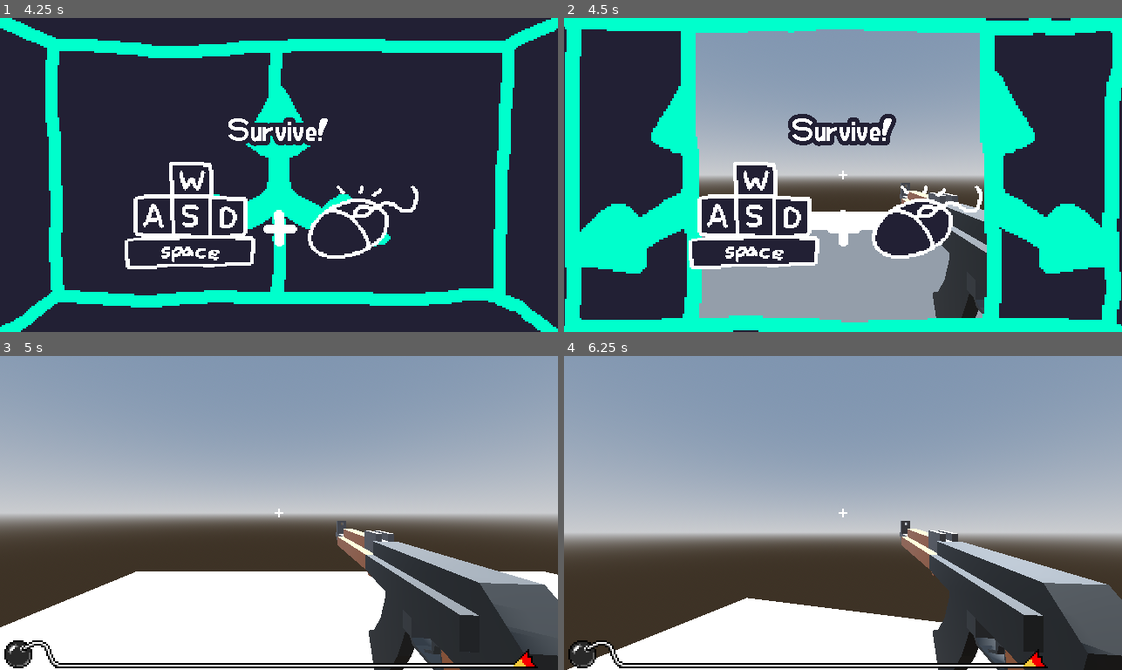
Above: before the commit, frames 1-4 (two rows, left to right).
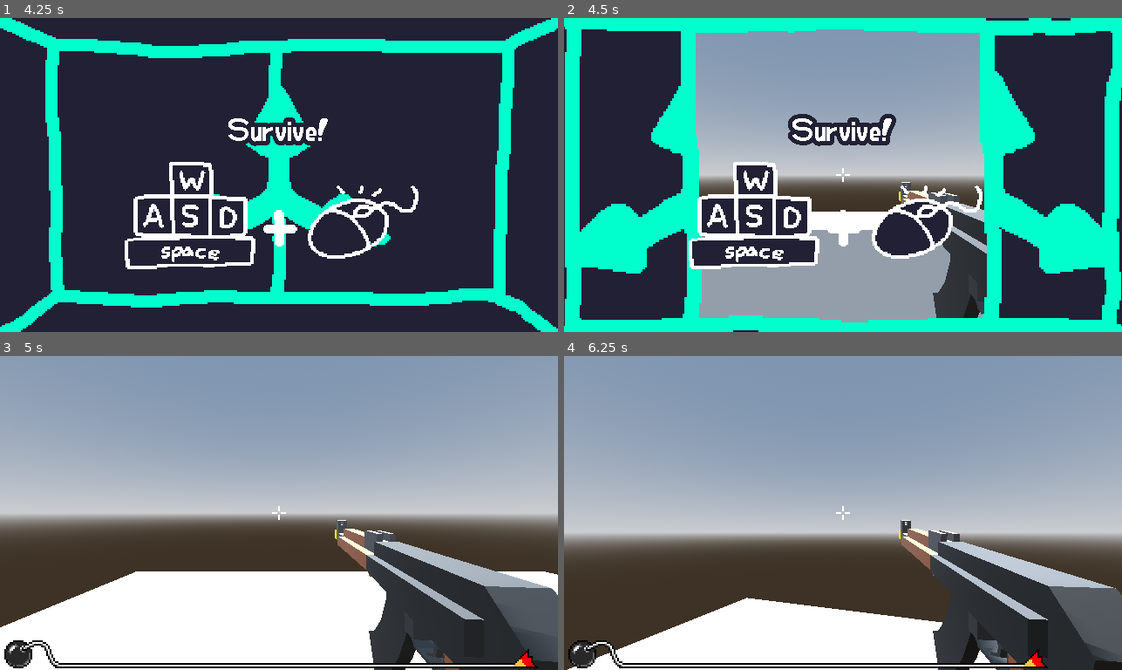
Above: after the commit, the same moments.

Repository: AHeathfield/macgdc-microgame-jam-2025
Game: Godot game, scene res://scenes/main/main.tscn
The game is run twice, just before and just after one commit, with the same random seed, the same clock (stepped at 60 frames per second) and the same inputs. Sound files missing from this copy of the repository are replaced by a short silence.
Inputs (mouse positions are in pixels of both pictures, inside the frame that each line leads up to):
- Up to frame 1 (4.25 s): click "Start" at 0.5 s; tap Enter (ui_accept) at 1.25, 1.52, 2.27, 3.77 s; move the mouse to (401, 159) at 1.27 s; press the mouse at (401, 159) at 1.28 s; hold D (keyboard_right) 1.28-2.03 s; move the mouse to (167, 190) at 2.02 s; release the mouse at (167, 190) at 2.03 s; hold S (keyboard_down) 2.03-2.78 s; click (167, 190) at 2.1 s; move the mouse to (334, 105) at 2.77 s; press the mouse at (334, 105) at 2.78 s; hold D (keyboard_right) 2.78-3.53 s; move the mouse to (251, 237) at 3.52 s; release the mouse at (251, 237) at 3.53 s; hold W (keyboard_up) from 3.53 s (still down); click (251, 237) at 3.6 s
- Up to frame 2 (4.5 s): move the mouse to (1010, 222) at 4.27 s; release W (keyboard_up) at 4.28 s; press the mouse at (1010, 222) at 4.28 s; hold A (keyboard_left) from 4.28 s (still down)
- Up to frame 3 (5 s): keep holding A (keyboard_left); tap Enter (ui_accept) at 4.52 s
- Up to frame 4 (6.25 s): move the mouse to (798, 509) at 5.02 s; release A (keyboard_left) at 5.03 s; release the mouse at (798, 509) at 5.03 s; hold W (keyboard_up) from 5.03 s (still down); click (798, 509) at 5.1 s; tap Enter (ui_accept) at 5.27 s; move the mouse to (848, 513) at 5.77 s; press the mouse at (848, 513) at 5.78 s

Frame 1 is identical in both runs. In frame 2, 0.2% of the frame differs, in the area x 48-76%, y 47-96%; in frame 3, 0.8%; in frame 4, 0.9%, in the area x 48-100%, y 47-100%.

Commit message:
Added shooting animation and logic for triggering animation, also added my custom crosshair with custom hit marker

Diff:
--- a/microgames/ZombieShooter/Scenes/gun.tscn
+++ b/microgames/ZombieShooter/Scenes/gun.tscn
@@ -71,9 +71,111 @@
 blend_shape_mode = 0
 shadow_mesh = SubResource("ArrayMesh_t6dgl")
 
+[sub_resource type="BoxMesh" id="BoxMesh_5dhio"]
+
+[sub_resource type="StandardMaterial3D" id="StandardMaterial3D_ei0jn"]
+albedo_color = Color(0.5647059, 0.52156866, 0, 1)
+emission_enabled = true
+emission = Color(1, 1, 0, 1)
+emission_energy_multiplier = 10.0
+
+[sub_resource type="Animation" id="Animation_ei0jn"]
+length = 0.001
+tracks/0/type = "value"
+tracks/0/imported = false
+tracks/0/enabled = true
+tracks/0/path = NodePath("ak47:rotation")
+tracks/0/interp = 1
+tracks/0/loop_wrap = true
+tracks/0/keys = {
+"times": PackedFloat32Array(0),
+"transitions": PackedFloat32Array(1),
+"update": 0,
+"values": [Vector3(0, 0, -0.034906585)]
+}
+tracks/1/type = "value"
+tracks/1/imported = false
+tracks/1/enabled = true
+tracks/1/path = NodePath("ak47/MuzzleFlash:scale")
+tracks/1/interp = 1
+tracks/1/loop_wrap = true
+tracks/1/keys = {
+"times": PackedFloat32Array(0),
+"transitions": PackedFloat32Array(1),
+"update": 0,
+"values": [Vector3(0.17, 0.17, 0.17)]
+}
+tracks/2/type = "value"
+tracks/2/imported = false
+tracks/2/enabled = true
+tracks/2/path = NodePath("ak47/MuzzleFlash:position")
+tracks/2/interp = 1
+tracks/2/loop_wrap = true
+tracks/2/keys = {
+"times": PackedFloat32Array(0),
+"transitions": PackedFloat32Array(1),
+"update": 0,
+"values": [Vector3(-2.4276862, 0.45263064, -0.4770121)]
+}
+
+[sub_resource type="Animation" id="Animation_5dhio"]
+resource_name = "Shoot"
+length = 0.07
+step = 0.01
+tracks/0/type = "position_3d"
+tracks/0/imported = false
+tracks/0/enabled = true
+tracks/0/path = NodePath("ak47")
+tracks/0/interp = 1
+tracks/0/loop_wrap = true
+tracks/0/keys = PackedFloat32Array(0, 1, 0, 0, 0, 0.01, 1, 0.04, 0, 0, 0.06, 1, -0.005, 0, 0, 0.07, 1, 0, 0, 0)
+tracks/1/type = "value"
+tracks/1/imported = false
+tracks/1/enabled = true
+tracks/1/path = NodePath("ak47:rotation")
+tracks/1/interp = 1
+tracks/1/loop_wrap = true
+tracks/1/keys = {
+"times": PackedFloat32Array(0, 0.010039062, 0.06, 0.07),
+"transitions": PackedFloat32Array(1, 1, 1, 1),
+"update": 0,
+"values": [Vector3(0, 0, 0), Vector3(0, 0, -0.017453292), Vector3(0, 0, 0.008726646), Vector3(0, 0, 0)]
+}
+tracks/2/type = "value"
+tracks/2/imported = false
+tracks/2/enabled = true
+tracks/2/path = NodePath("ak47/MuzzleFlash:scale")
+tracks/2/interp = 1
+tracks/2/loop_wrap = true
+tracks/2/keys = {
+"times": PackedFloat32Array(0, 0.01, 0.020039063, 0.029960938, 0.040012576, 0.050012574, 0.05997351),
+"transitions": PackedFloat32Array(1, 1, 1, 1, 1, 1, 1),
+"update": 0,
+"values": [Vector3(0.17, 0.17, 0.17), Vector3(0.25, 0.25, 0.25), Vector3(0.27, 0.27, 0.27), Vector3(0.2, 0.2, 0.2), Vector3(0.15000004, 0.15000004, 0.15), Vector3(0.120000005, 0.120000005, 0.12), Vector3(0.099999994, 0.099999994, 0.1)]
+}
+tracks/3/type = "value"
+tracks/3/imported = false
+tracks/3/enabled = true
+tracks/3/path = NodePath("ak47/MuzzleFlash:position")
+tracks/3/interp = 1
+tracks/3/loop_wrap = true
+tracks/3/keys = {
+"times": PackedFloat32Array(0, 0.01, 0.020039063, 0.029960938, 0.040012576, 0.050012574, 0.05997351),
+"transitions": PackedFloat32Array(1, 1, 1, 1, 1, 1, 1),
+"update": 0,
+"values": [Vector3(-2.4276862, 0.45263064, -0.4770121), Vector3(-2.4869199, 0.4516008, -0.4770121), Vector3(-2.4988055, 0.4515069, -0.4770121), Vector3(-2.4556186, 0.45193398, -0.4770121), Vector3(-2.431665, 0.45940447, -0.4770121), Vector3(-2.4158063, 0.45709485, -0.4770121), Vector3(-2.4071949, 0.45474342, -0.4770121)]
+}
+
+[sub_resource type="AnimationLibrary" id="AnimationLibrary_g5ic4"]
+_data = {
+&"RESET": SubResource("Animation_ei0jn"),
+&"Shoot": SubResource("Animation_5dhio")
+}
+
 [node name="Gun" type="Node3D"]
 
 [node name="ak47" type="Node3D" parent="."]
+transform = Transform3D(0.99939084, 0.034899496, 0, -0.034899496, 0.99939084, 0, 0, 0, 1, 0, 0, 0)
 
 [node name="Gun" type="MeshInstance3D" parent="ak47"]
 transform = Transform3D(1, 0, 0, 0, 0, -1, 0, 1, 0, 0, 0, -0.558232)
@@ -84,3 +186,13 @@
 transform = Transform3D(1, 0, 0, 0, 0, -1, 0, 1, 0, -0.037432313, -0.06946528, -0.5273799)
 mesh = SubResource("ArrayMesh_wv5wf")
 skeleton = NodePath("")
+
+[node name="MuzzleFlash" type="MeshInstance3D" parent="ak47"]
+transform = Transform3D(0.17, 0, 0, 0, 0.17, 0, 0, 0, 0.17, -2.4276862, 0.45263064, -0.4770121)
+mesh = SubResource("BoxMesh_5dhio")
+surface_material_override/0 = SubResource("StandardMaterial3D_ei0jn")
+
+[node name="AnimationPlayer" type="AnimationPlayer" parent="."]
+libraries = {
+&"": SubResource("AnimationLibrary_g5ic4")
+}
--- a/microgames/ZombieShooter/Scripts/player.gd
+++ b/microgames/ZombieShooter/Scripts/player.gd
@@ -8,6 +8,7 @@
 
 
 @onready var head = $head
+@onready var gun_animation = $head/Gun/AnimationPlayer
 
 # signals
 signal player_hit
@@ -44,6 +45,10 @@
 	if not is_on_floor():
 		velocity += get_gravity() * delta
 
+	# Handle Shooting
+	if Input.is_action_pressed("mouse_left"):
+		_shoot()
+
 	# Handle jump.
 	if Input.is_action_just_pressed("ui_accept") and is_on_floor():
 		velocity.y = jump_velocity
@@ -73,3 +78,8 @@
 	emit_signal("player_hit")
 	hit_velocity.x = dir.x * hit_stagger
 	hit_velocity.z = dir.z * hit_stagger
+
+
+func _shoot() -> void:
+	if !gun_animation.is_playing():
+		gun_animation.play("Shoot")
--- a/microgames/ZombieShooter/zombie_shooter.gd
+++ b/microgames/ZombieShooter/zombie_shooter.gd
@@ -2,8 +2,13 @@
 
 @export var hit_duration : float = 0.5
 
+# GUI
+@onready var sub_viewport = $SubViewport
+@onready var crosshair = $SubViewport/GUI/crosshair
+@onready var hit_overlay = $SubViewport/GUI/HitOverlay
+
+# World
 @onready var player: CharacterBody3D = $SubViewport/World/player
-@onready var hit_overlay = $SubViewport/GUI/HitOverlay
 @onready var nav_region_3d = $SubViewport/World/NavigationRegion3D
 @onready var spawners = $SubViewport/World/spawners
 
@@ -14,6 +19,9 @@
 	super()
 	set_process_unhandled_input(true)
 	randomize() # Creates seed for random number generator
+	# Position crosshair in center
+	crosshair.position.x = sub_viewport.size.x / 2 - (32 * crosshair.scale.x)
+	crosshair.position.y = sub_viewport.size.y / 2 - (32 * crosshair.scale.y)
 
 
 # Because of the subview port, input events like this need to be handled here
--- a/microgames/ZombieShooter/zombie_shooter.tscn
+++ b/microgames/ZombieShooter/zombie_shooter.tscn
@@ -1,8 +1,10 @@
-[gd_scene load_steps=11 format=3 uid="uid://3i5s37pnwpwc"]
+[gd_scene load_steps=12 format=3 uid="uid://3i5s37pnwpwc"]
 
 [ext_resource type="Script" uid="uid://cqwucx826k1ne" path="res://microgames/ZombieShooter/zombie_shooter.gd" id="1_7towe"]
 [ext_resource type="PackedScene" uid="uid://ddhoio73023ba" path="res://scenes/main/bomb_timer/bomb_timer.tscn" id="2_pntch"]
 [ext_resource type="PackedScene" uid="uid://bitot6q3psgra" path="res://microgames/ZombieShooter/Scenes/player.tscn" id="3_1rkq4"]
+[ext_resource type="Texture2D" uid="uid://bpqfndkh3elt0" path="res://microgames/ZombieShooter/Assets/crosshair.png" id="3_qfcj8"]
+[ext_resource type="Texture2D" uid="uid://djba0hcm70efc" path="res://microgames/ZombieShooter/Assets/hitmarker.png" id="4_4tfu3"]
 
 [sub_resource type="ViewportTexture" id="ViewportTexture_a21eq"]
 viewport_path = NodePath("SubViewport")
@@ -24,9 +26,6 @@
 background_mode = 2
 sky = SubResource("Sky_qfcj8")
 tonemap_mode = 2
-
-[sub_resource type="CanvasTexture" id="CanvasTexture_pntch"]
-specular_color = Color(0, 1, 1, 1)
 
 [node name="ZombieShooter" type="Node2D" node_paths=PackedStringArray("bomb_timer")]
 process_mode = 1
@@ -92,6 +91,7 @@
 autostart = true
 
 [node name="player" parent="SubViewport/World" groups=["player"] instance=ExtResource("3_1rkq4")]
+hit_stagger = 10.0
 
 [node name="GUI" type="Control" parent="SubViewport"]
 layout_mode = 3
@@ -105,77 +105,21 @@
 
 [node name="crosshair" type="Control" parent="SubViewport/GUI"]
 layout_mode = 1
-anchors_preset = 8
-anchor_left = 0.5
-anchor_top = 0.5
-anchor_right = 0.5
-anchor_bottom = 0.5
-offset_left = -20.0
-offset_top = -20.0
-offset_right = 20.0
-offset_bottom = 20.0
-grow_horizontal = 2
-grow_vertical = 2
+anchors_preset = 0
+scale = Vector2(0.25, 0.25)
 
-[node name="up" type="TextureRect" parent="SubViewport/GUI/crosshair"]
-layout_mode = 1
-anchors_preset = 8
-anchor_left = 0.5
-anchor_top = 0.5
-anchor_right = 0.5
-anchor_bottom = 0.5
-offset_left = -1.0
-offset_top = -5.0
-offset_right = 1.0
-offset_bottom = 5.0
-grow_horizontal = 2
-grow_vertical = 2
-texture = SubResource("CanvasTexture_pntch")
+[node name="regular" type="TextureRect" parent="SubViewport/GUI/crosshair"]
+layout_mode = 0
+offset_right = 40.0
+offset_bottom = 40.0
+texture = ExtResource("3_qfcj8")
 
-[node name="down" type="TextureRect" parent="SubViewport/GUI/crosshair"]
-layout_mode = 1
-anchors_preset = 8
-anchor_left = 0.5
-anchor_top = 0.5
-anchor_right = 0.5
-anchor_bottom = 0.5
-offset_left = -1.0
-offset_top = -5.0000153
-offset_right = 1.0
-offset_bottom = 5.0000153
-grow_horizontal = 2
-grow_vertical = 2
-texture = SubResource("CanvasTexture_pntch")
-
-[node name="left" type="TextureRect" parent="SubViewport/GUI/crosshair"]
-layout_mode = 1
-anchors_preset = 8
-anchor_left = 0.5
-anchor_top = 0.5
-anchor_right = 0.5
-anchor_bottom = 0.5
-offset_left = -5.0
-offset_top = -0.9999962
-offset_right = 5.0
-offset_bottom = 0.9999962
-grow_horizontal = 2
-grow_vertical = 2
-texture = SubResource("CanvasTexture_pntch")
-
-[node name="right" type="TextureRect" parent="SubViewport/GUI/crosshair"]
-layout_mode = 1
-anchors_preset = 8
-anchor_left = 0.5
-anchor_top = 0.5
-anchor_right = 0.5
-anchor_bottom = 0.5
-offset_left = -5.0
-offset_top = -0.9999962
-offset_right = 5.0
-offset_bottom = 0.9999962
-grow_horizontal = 2
-grow_vertical = 2
-texture = SubResource("CanvasTexture_pntch")
+[node name="hitmarker" type="TextureRect" parent="SubViewport/GUI/crosshair"]
+visible = false
+layout_mode = 0
+offset_right = 40.0
+offset_bottom = 40.0
+texture = ExtResource("4_4tfu3")
 
 [node name="HitOverlay" type="ColorRect" parent="SubViewport/GUI"]
 visible = false
Binary file added: microgames/ZombieShooter/Assets/crosshair.png
Not shown, added: microgames/ZombieShooter/Assets/crosshair.png.import
Binary file added: microgames/ZombieShooter/Assets/hitmarker.png
Not shown, added: microgames/ZombieShooter/Assets/hitmarker.png.import
Not shown: 1 places in microgames/ZombieShooter/Scenes/gun.tscn that only renumber resources
Not shown, added: microgames/ZombieShooter/.DS_Store
Not shown, added: microgames/ZombieShooter/Assets/.DS_Store
